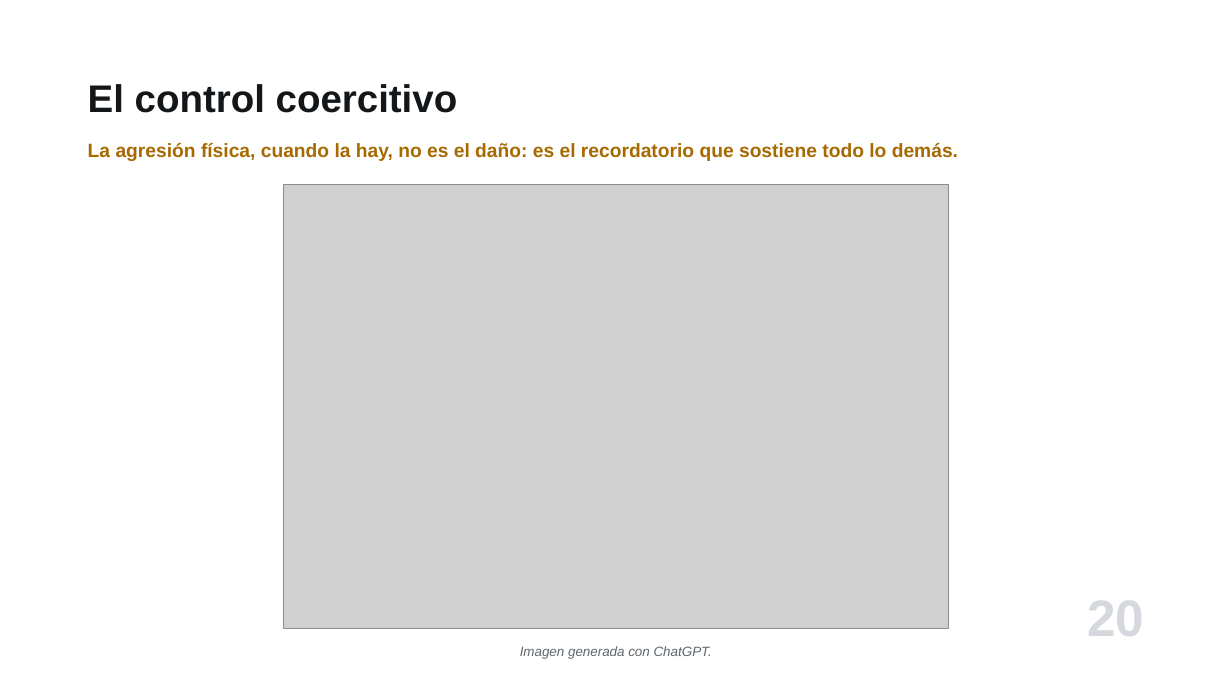
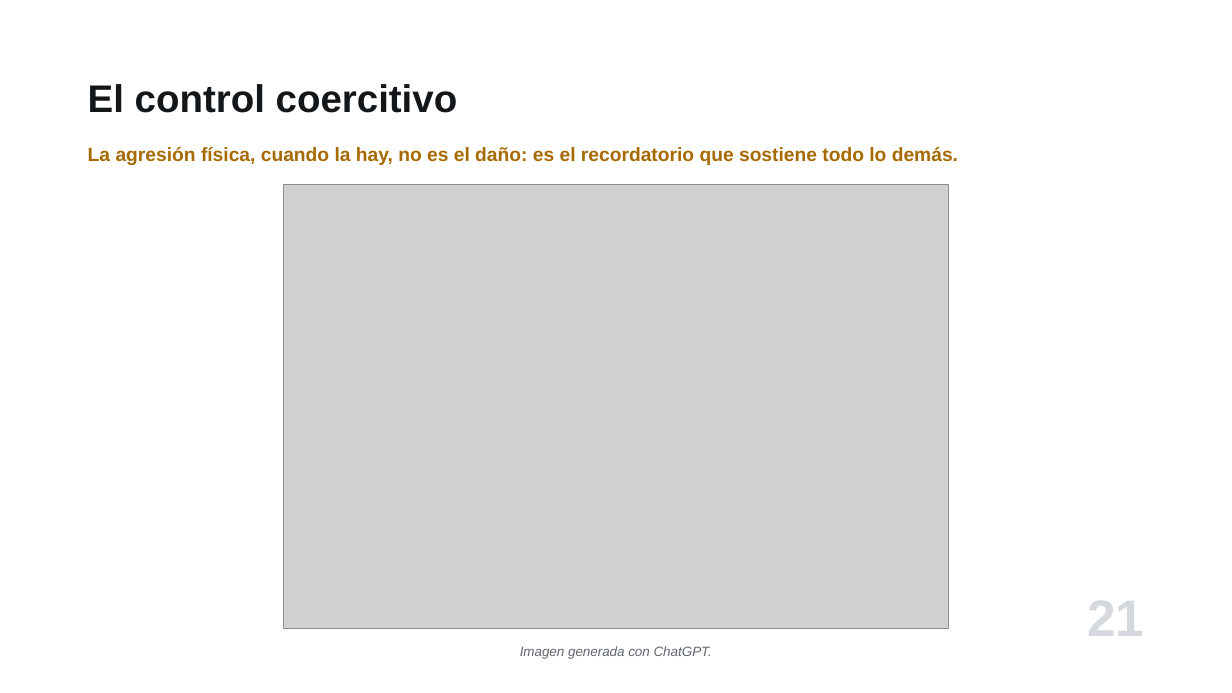
Before and after one commit to jjmedinaariza/intro_crimi, a slide deck: slide 21 of presentaciones/Cap07_Las-victimas.pptx (slide 20 before the commit). Drawn at 1232x693 pixels with LibreOffice and Linux fonts; fonts in the diff are those of the drawing; grey boxes stand for pictures. Boxes give left, top, right and bottom in pixels: in the first picture for what was removed or moved away, otherwise in the second. Text is boxed around its words. In the diff, an @@ line names an element or a change of style, - is before the commit and + after.

```diff
--- a/presentaciones/Cap07_Las-victimas.pptx
+++ b/presentaciones/Cap07_Las-victimas.pptx
@@ text "La agresión física, cuando la ..." at [88,147,958,165]: line spacing 1 to 20pt @@
@@ text at [1087,601,1144,636]: text changed @@
-20
+21
```
Also in this commit, not shown: 32 other slides changed, 6 slides added, 21 other files.
